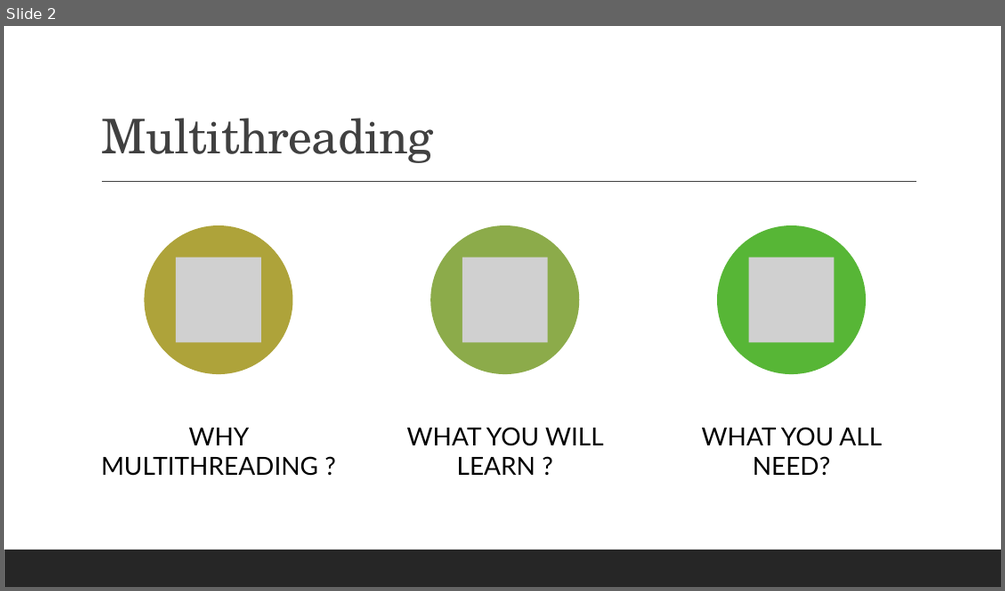
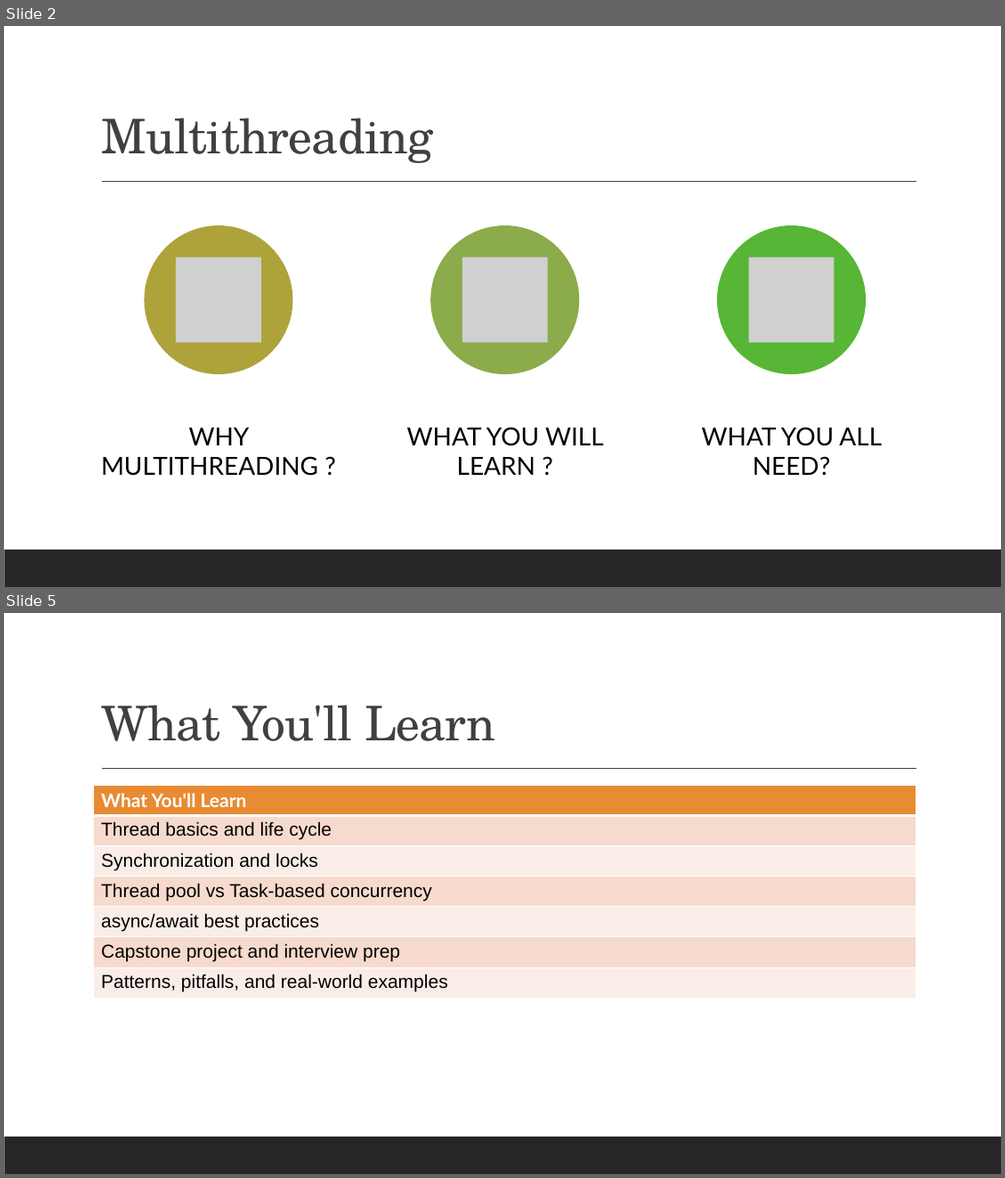
Before and after one commit to bhushanpoojary/MultiThreadingDotNet, a slide deck: PPT/Mastering Multithreading in DotNet.pptx. Shown one above the other, each under a label of ours: slide 2 before the commit, slides 2 and 5 after it; the slides between them are not shown. The pictures are 1005x591 and 1005x1178 pixels, drawn with LibreOffice and Linux fonts; fonts in the diff are those of the drawing; grey boxes stand for pictures. Boxes give left, top, right and bottom in pixels: in the first picture for what was removed or moved away, otherwise in the second. Text is boxed around its words. In the diff, an @@ line names an element or a change of style, - is before the commit and + after.

```diff
--- a/PPT/Mastering Multithreading in DotNet.pptx
+++ b/PPT/Mastering Multithreading in DotNet.pptx
@@ slide 5 added at [4, 613, 1001, 1174], background #FFFFFF; not listed: 2 template elements that a slide beside it also shows @@
@@ title added at [101, 705, 495, 741], 46 pt, text #404040 @@
+What You'll Learn
@@ table added at [94, 786, 916, 998], 7 rows, 1 columns @@
+What You'll Learn
+Thread basics and life cycle
+Synchronization and locks
+Thread pool vs Task-based concurrency
+async/await best practices
+Capstone project and interview prep
+Patterns, pitfalls, and real-world examples
```
Also in this commit, not shown: 1 slide changed, 6 other slides added.
